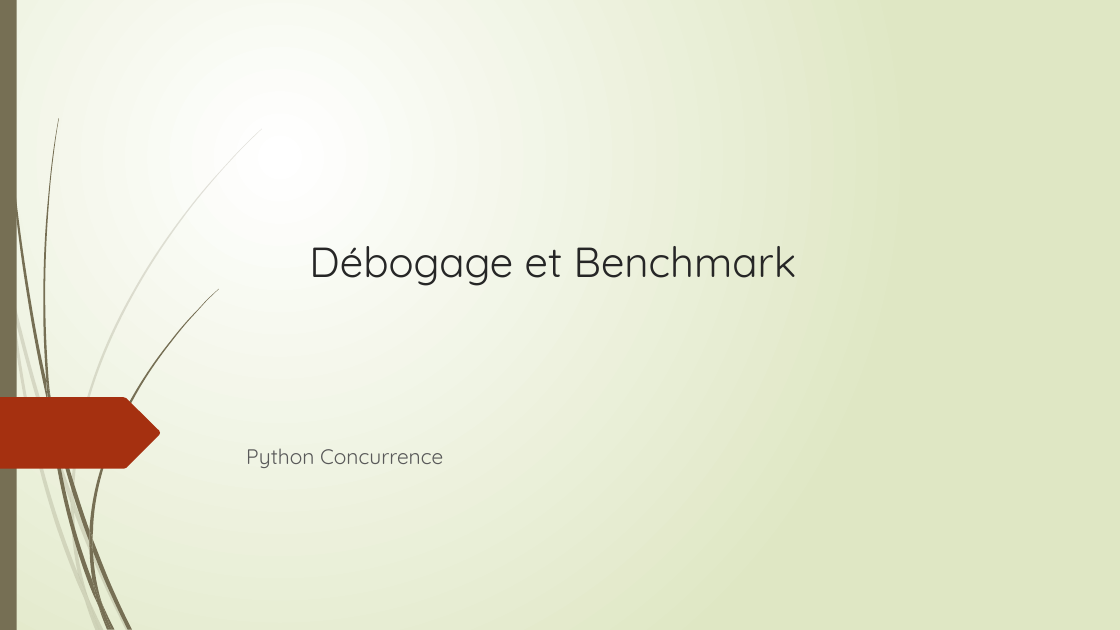
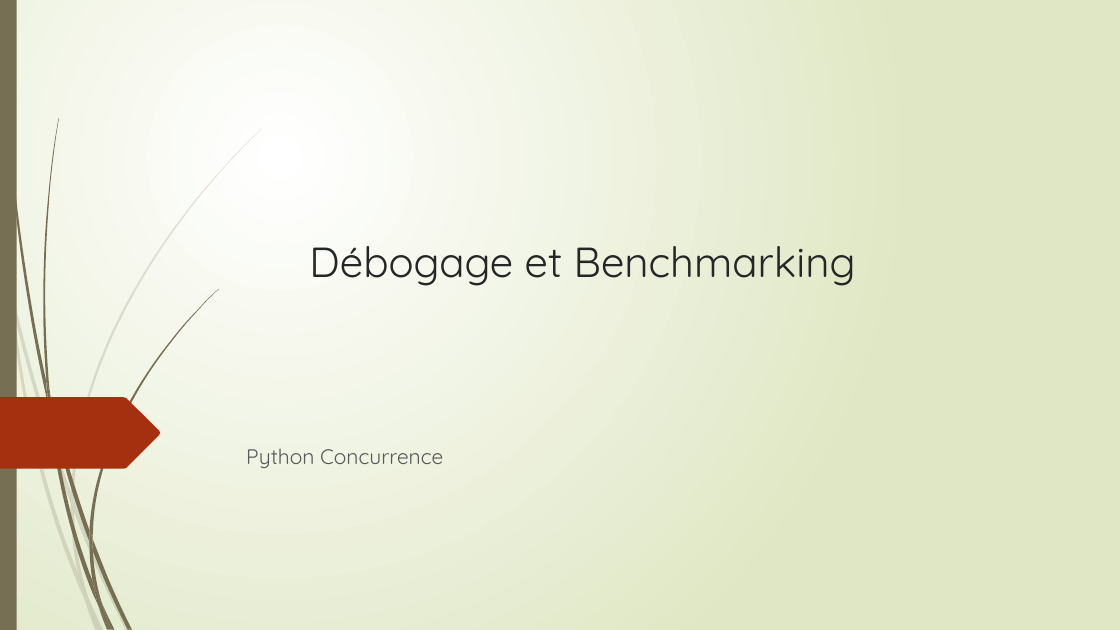
Before and after one commit to VikmanTheRacoon/learning-python, a slide deck: slide 189 of documentations/python-concurrency.pptx (slide 183 before the commit). Drawn at 1120x630 pixels with LibreOffice and Linux fonts; fonts in the diff are those of the drawing. Boxes give left, top, right and bottom in pixels: in the first picture for what was removed or moved away, otherwise in the second. Text is boxed around its words. In the diff, an @@ line names an element or a change of style, - is before the commit and + after.

```diff
--- a/documentations/python-concurrency.pptx
+++ b/documentations/python-concurrency.pptx
@@ title at (x1=309, y1=246, x2=856, y2=286): text changed @@
-Débogage et Benchmark
+Débogage et Benchmarking
```
Also in this commit, not shown: 6 slides added, 1 other file.
